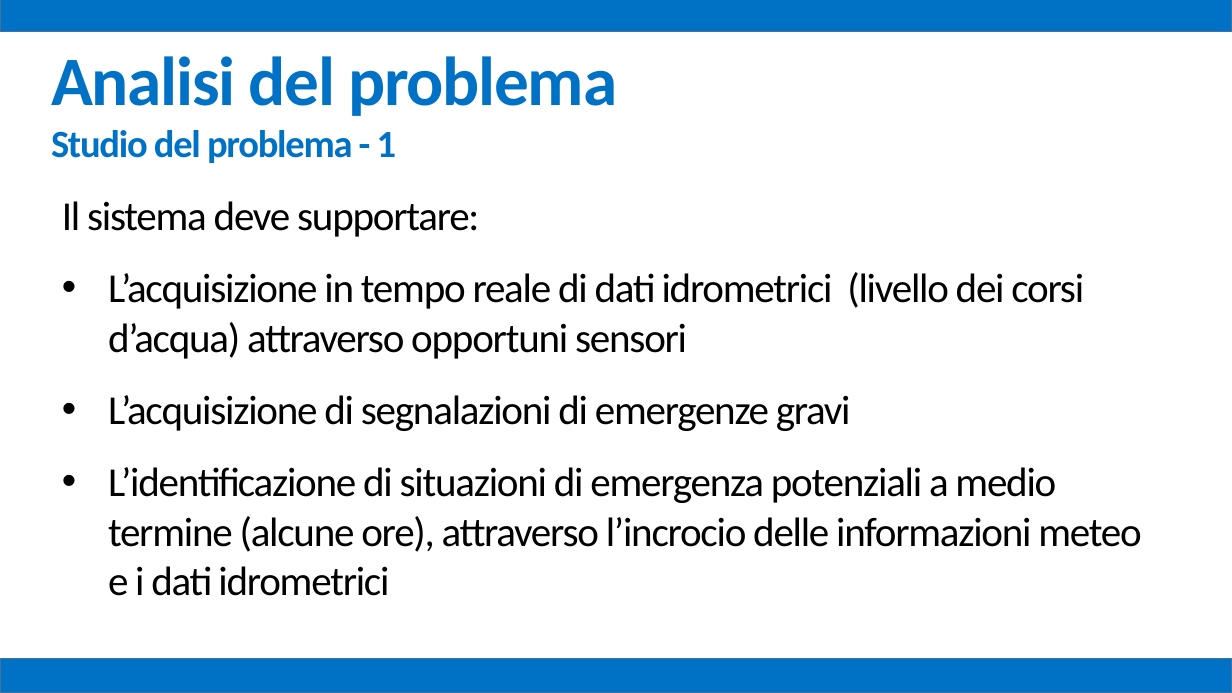
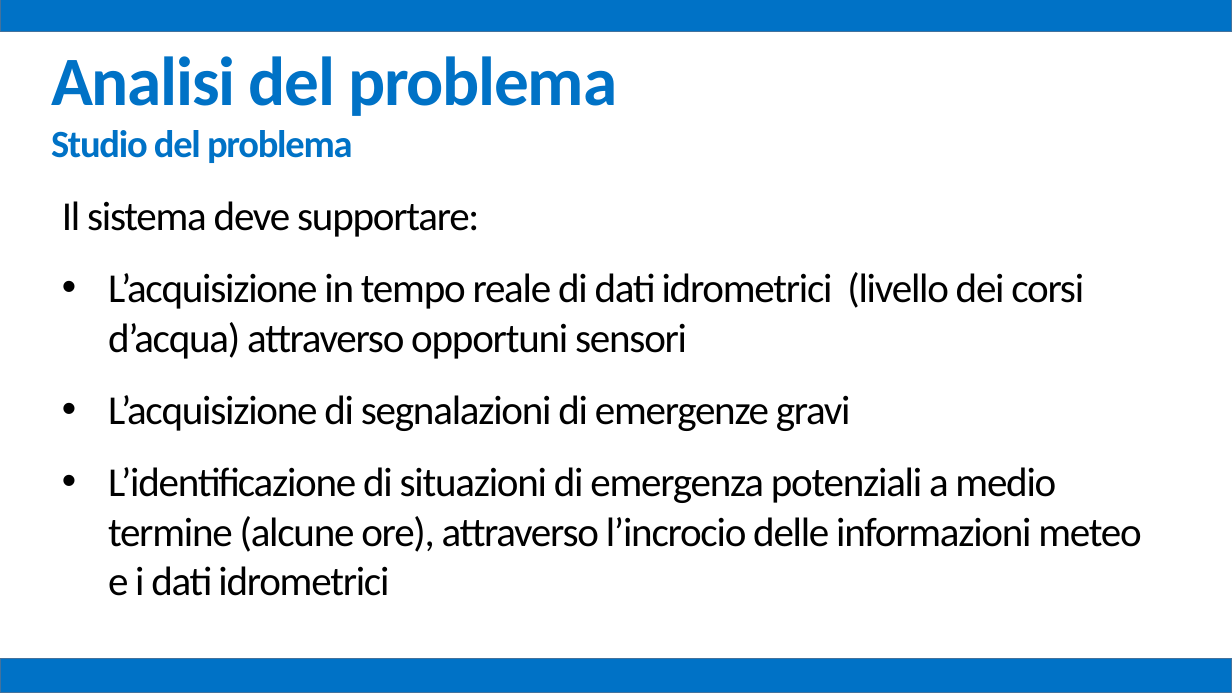
Before and after one commit to mz1991/ProgettoFebbraio2015, a slide deck: slide 5 of Febbraio 2015.pptx. Drawn at 1232x693 pixels with LibreOffice and Linux fonts; fonts in the diff are those of the drawing. Boxes give left, top, right and bottom in pixels: in the first picture for what was removed or moved away, otherwise in the second. Text is boxed around its words. In the diff, an @@ line names an element or a change of style, - is before the commit and + after.

```diff
--- a/Febbraio 2015.pptx
+++ b/Febbraio 2015.pptx
@@ text at (x1=51, y1=130, x2=352, y2=163): text changed @@
-Studio del problema - 1
+Studio del problema
```
Also in this commit, not shown: 33 other slides changed.
